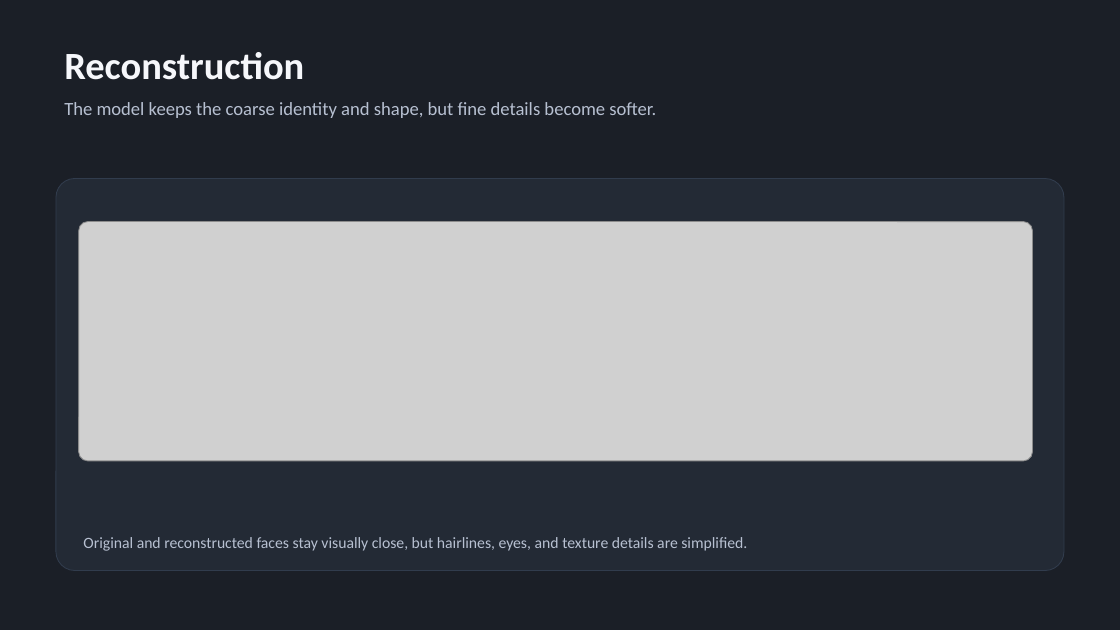
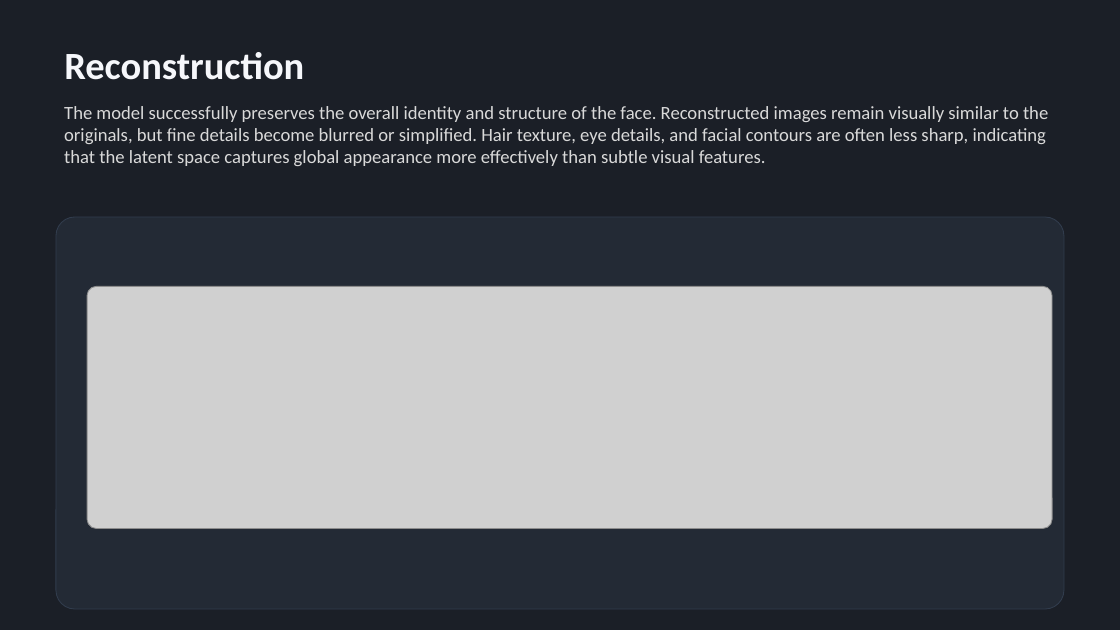
Before and after one commit to Waszka20/DL-Conditional-Face-Generation, a slide deck: slide 6 of presentation.pptx (slide 5 before the commit). Drawn at 1120x630 pixels with LibreOffice and Linux fonts; fonts in the diff are those of the drawing; grey boxes stand for pictures. Boxes give left, top, right and bottom in pixels: in the first picture for what was removed or moved away, otherwise in the second. Text is boxed around its words. In the diff, an @@ line names an element or a change of style, - is before the commit and + after.

Commit message:
Presentation update

```diff
--- a/presentation.pptx
+++ b/presentation.pptx
@@ text at (x1=64, y1=106, x2=1048, y2=166): text changed; text colour #B7C0D1 to #D9D9D9 @@
-The model keeps the coarse identity and shape, but fine details become softer.
+The model successfully preserves the overall identity and structure of the face. Reconstructed images remain visually similar to the originals, but fine details become blurred or simplified. Hair texture, eye details, and facial contours are often less sharp, indicating that the latent space captures global appearance more effectively than subtle visual features.
@@ rounded rectangle moved from (x1=56, y1=178, x2=1065, y2=571) to (x1=56, y1=217, x2=1065, y2=609) @@
@@ picture resized from (x1=79, y1=222, x2=1033, y2=461) to (x1=87, y1=287, x2=1053, y2=528) @@
@@ text removed at (x1=83, y1=537, x2=747, y2=551) @@
-Original and reconstructed faces stay visually close, but hairlines, eyes, and texture details are simplified.
```
Also in this commit, not shown: 4 other slides changed, 2 slides added, 2 slides removed, 1 other file.
